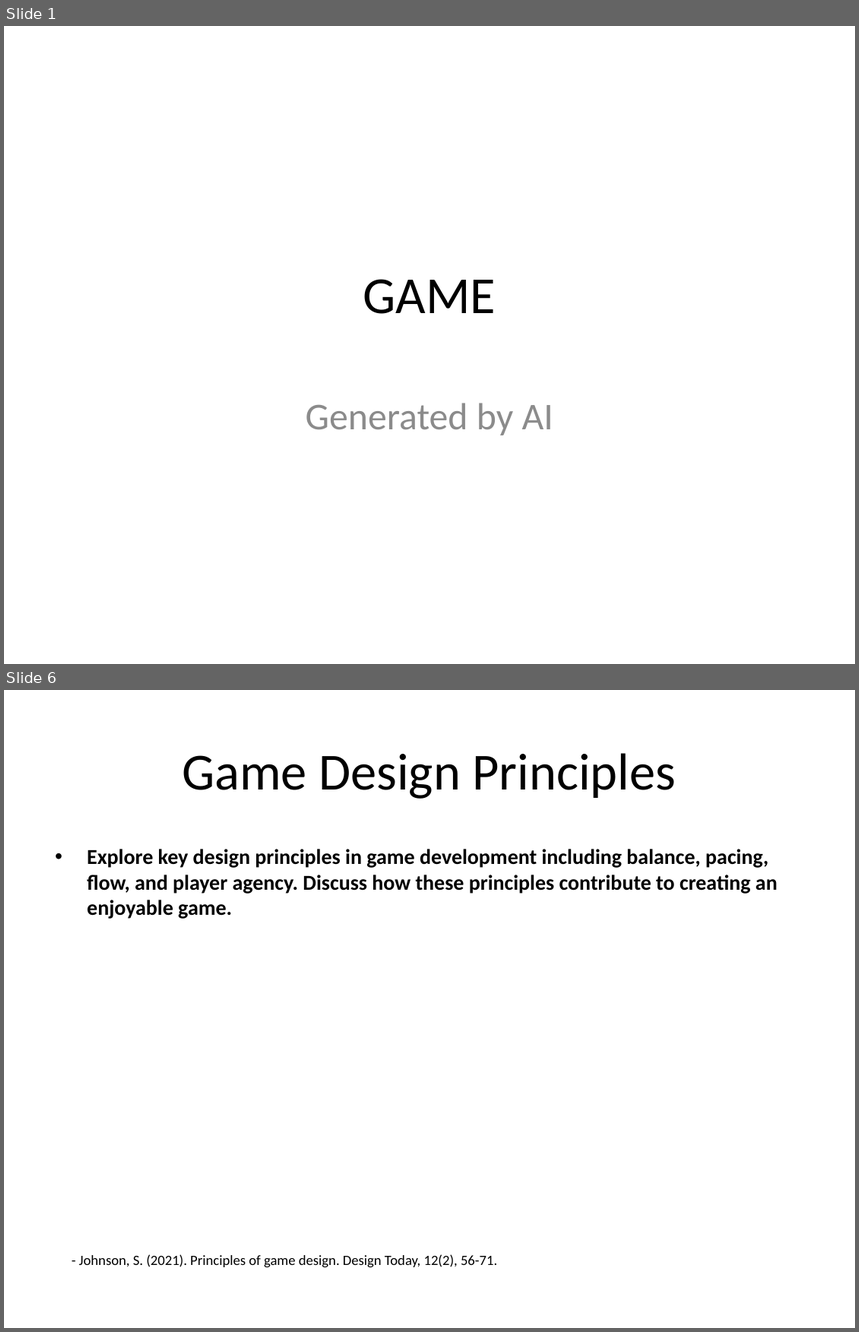
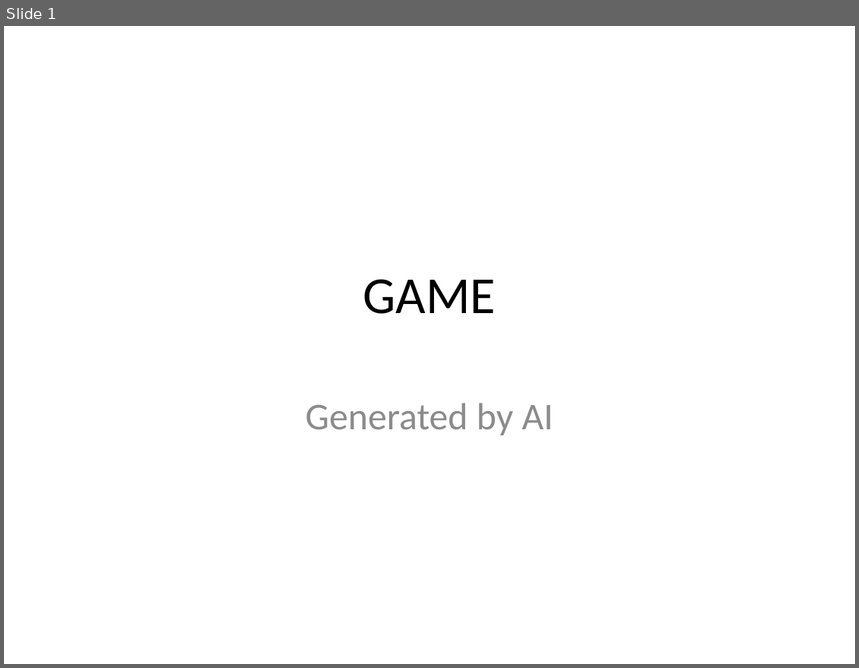
Before and after one commit to infrasvc-magang/test, a slide deck: backend/project/PPTX/Game_presentation.pptx. Shown one above the other, each under a label of ours: slides 1 and 6 before the commit, slide 1 after it; the slides between them are not shown. The pictures are 859x1332 and 859x668 pixels, drawn with LibreOffice and Linux fonts; fonts in the diff are those of the drawing. Boxes give left, top, right and bottom in pixels: in the first picture for what was removed or moved away, otherwise in the second. Text is boxed around its words. In the diff, an @@ line names an element or a change of style, - is before the commit and + after.

```diff
--- a/backend/project/PPTX/Game_presentation.pptx
+++ b/backend/project/PPTX/Game_presentation.pptx
@@ slide 6 removed at (4,690,855,1328), background #FFFFFF @@
@@ title removed at (182,753,677,799) @@
-Game Design Principles
@@ text removed at (87,849,778,919) @@
-• Explore key design principles in game development including balance, pacing, flow, and player agency. Discuss how these principles contribute to creating an enjoyable game.
@@ text removed at (79,1255,497,1268) @@
-- Johnson, S. (2021). Principles of game design. Design Today, 12(2), 56-71.
```
Also in this commit, not shown: 8 slides changed, 2 slides added, 1 other slide removed, 18 other files.
